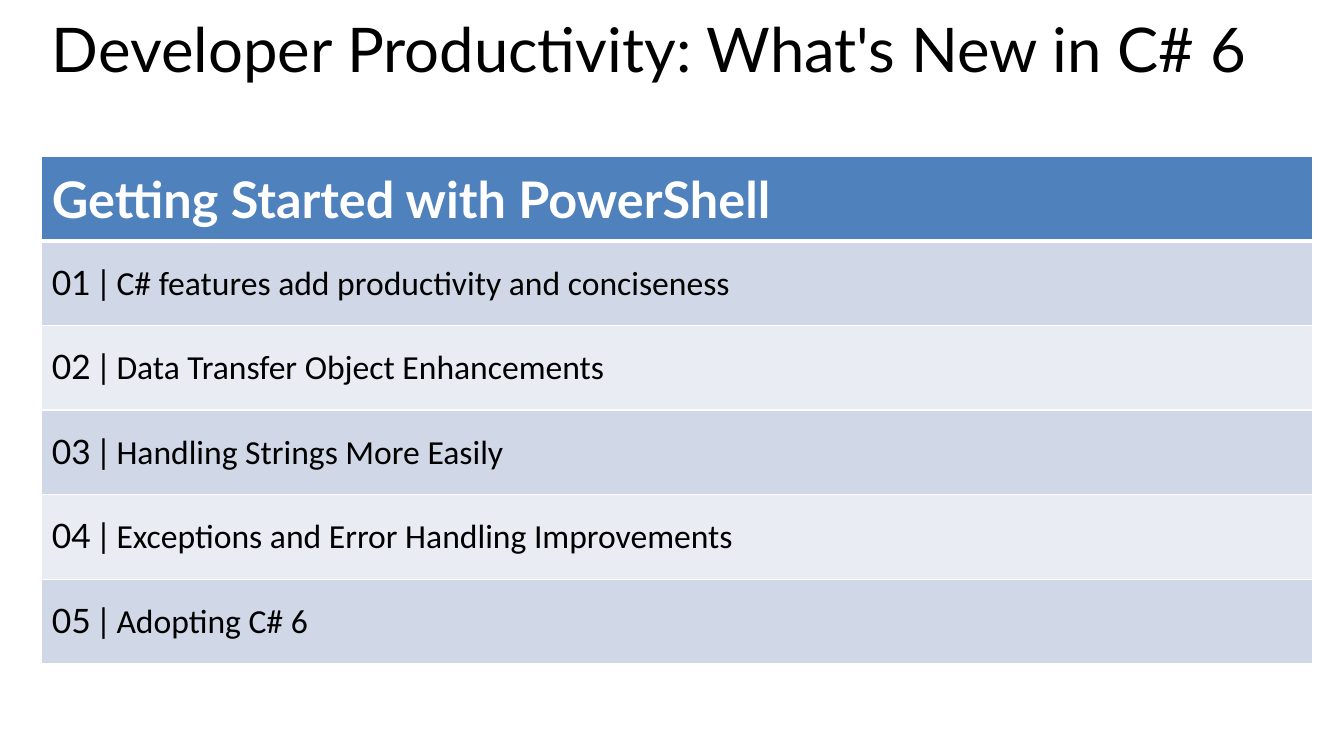
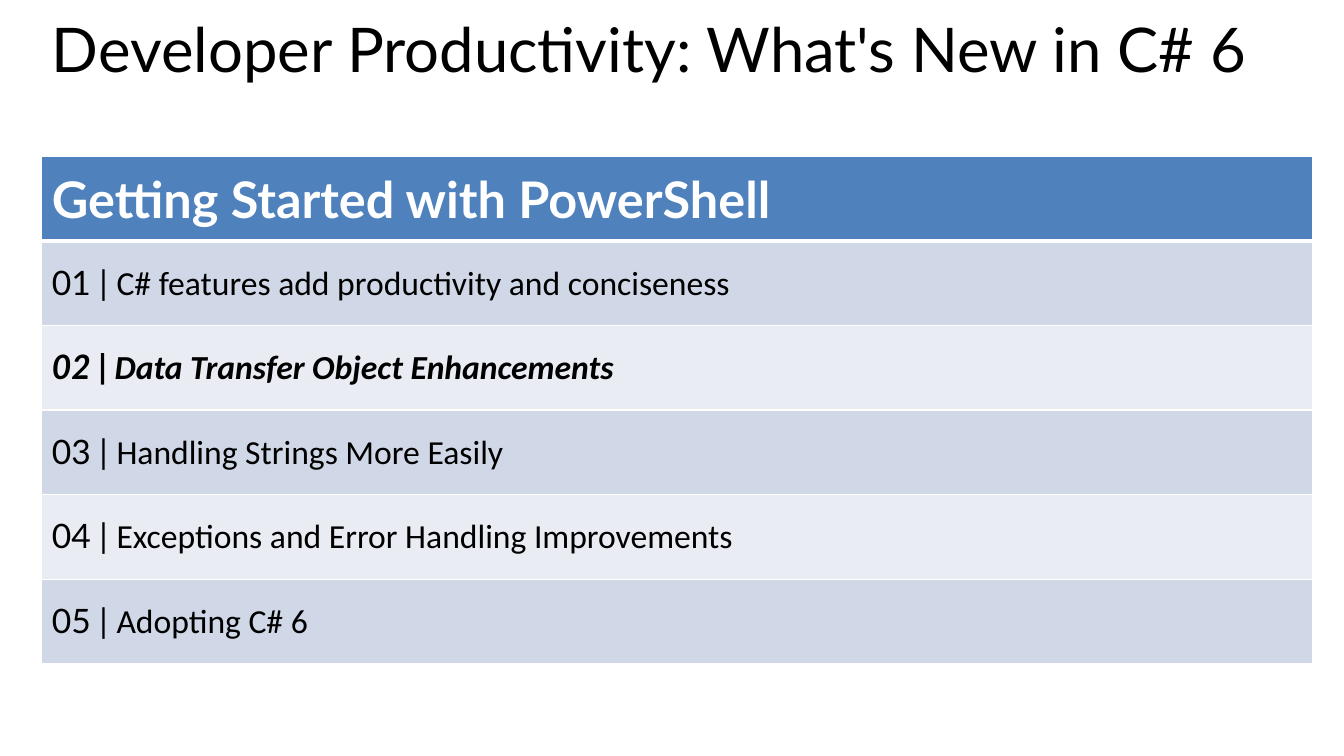
Before and after one commit to BillWagner/MVA-CSharp6, a slide deck: slide 4 of Slides/MVA-What'sNewC#6-Module2.pptx. Drawn at 1344x756 pixels with LibreOffice and Linux fonts; fonts in the diff are those of the drawing. Boxes give left, top, right and bottom in pixels: in the first picture for what was removed or moved away, otherwise in the second. Text is boxed around its words. In the diff, an @@ line names an element or a change of style, - is before the commit and + after.

```diff
--- a/Slides/MVA-What'sNewC#6-Module2.pptx
+++ b/Slides/MVA-What'sNewC#6-Module2.pptx
@@ table at (x1=41, y1=156, x2=1312, y2=664) @@
@@ bold on, italic on in "02 | Data Transfer Object Enhancements" @@
```
Also in this commit, not shown: 1 other slide changed, 4 slides added, 1 other file.
